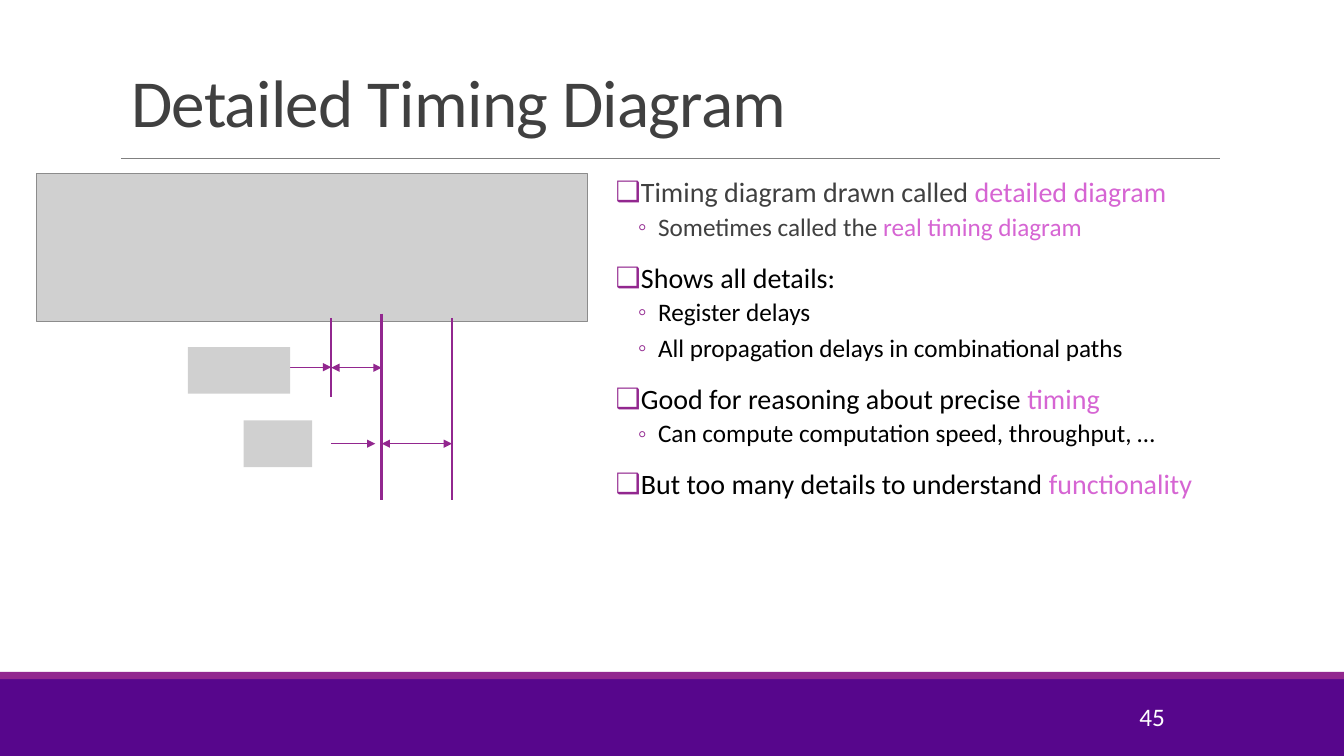
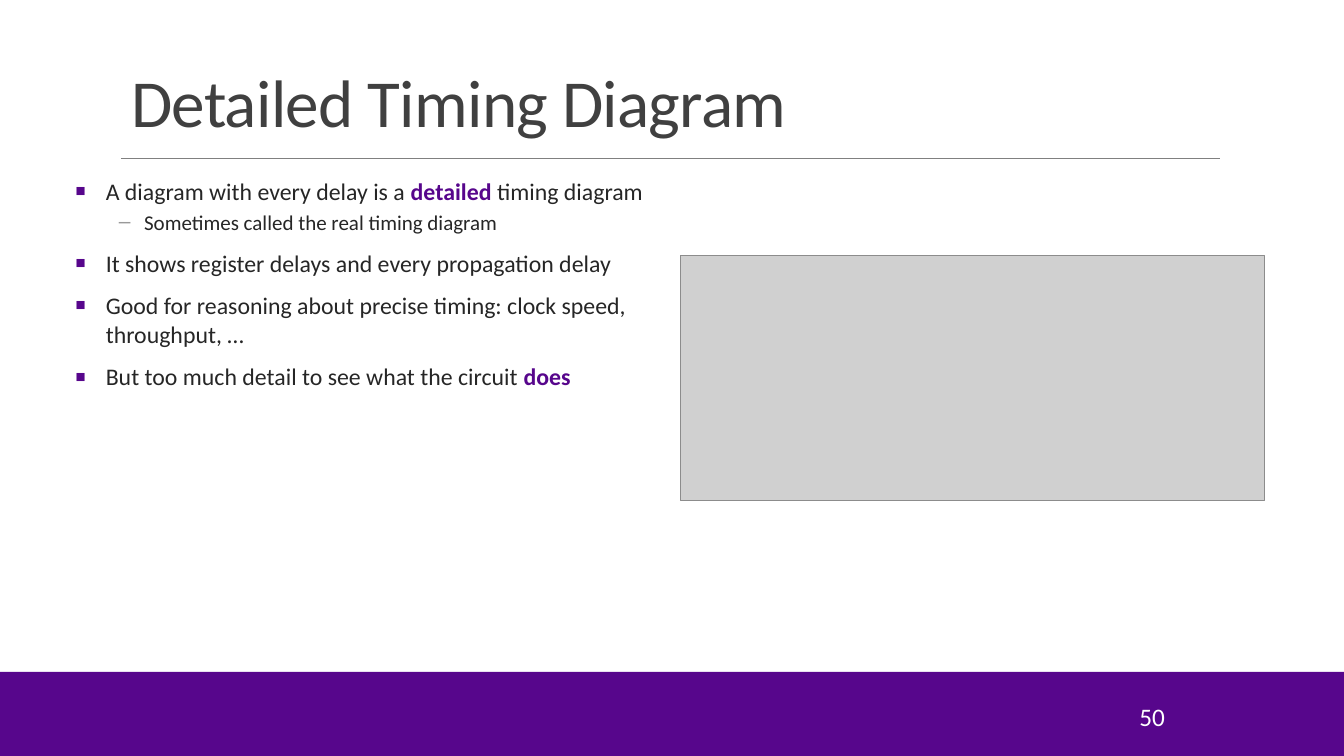
Before and after one commit to sdrangan/hwdesign, a slide deck: slide 50 of units/unit06_timing/timing.pptx (slide 45 before the commit). Drawn at 1344x756 pixels with LibreOffice and Linux fonts; fonts in the diff are those of the drawing; grey boxes stand for pictures; background and template pictures are left out. Boxes give left, top, right and bottom in pixels: in the first picture for what was removed or moved away, otherwise in the second. Text is boxed around its words. In the diff, an @@ line names an element or a change of style, - is before the commit and + after.

```diff
--- a/units/unit06_timing/timing.pptx
+++ b/units/unit06_timing/timing.pptx
@@ picture removed at [36, 173, 588, 321] @@
@@ text "A diagram with every delay ...": place and size @@
-text "A diagram with every delay ..." at [641, 182, 1192, 499]
+text "A diagram with every delay ..." at [106, 183, 643, 385]
@@ text at [106, 183, 643, 204]: text changed; size 20 to 17 pt; text colour #404040 to #262626 @@
-❑ Timing diagram drawn called detailed diagram
+■ A diagram with every delay is a detailed timing diagram
@@ text at [144, 215, 496, 234]: size 18 to 15 pt in "Sometimes called the real timing diagram"; text colour #404040 to #262626 in "Sometimes called the"; text colour #D665D3 to #262626 in "real timing diagram"; bullet ◦ to –; list level 2 to 1 in "Sometimes called the real timing ..."; line spacing 0.9 to 1; bullet colour #92278F to #999999 @@
@@ text at [106, 255, 626, 385]: text changed; size 18 to 17 pt; text colour #000000 to #262626 @@
-❑ Shows all details:
-  ◦ Register delays
-  ◦ All propagation delays in combinational paths
-❑ Good for reasoning about precise timing
-  ◦ Can compute computation speed, throughput, …
-❑ But too many details to understand functionality
+■ It shows register delays and every propagation delay
+■ Good for reasoning about precise timing: clock speed, throughput, …
+■ But too much detail to see what the circuit does
@@ picture added at [681, 255, 1265, 500] @@
@@ line removed from (332, 318) to (332, 396) @@
@@ line removed from (382, 314) to (382, 500) @@
@@ line removed from (452, 318) to (452, 500) @@
@@ picture removed at [188, 348, 290, 394] @@
@@ arrow removed from (287, 367) to (332, 367) @@
@@ double arrow removed from (382, 368) to (332, 368) @@
@@ picture removed at [244, 420, 313, 467] @@
@@ arrow removed from (332, 444) to (375, 444) @@
@@ double arrow removed from (452, 444) to (382, 444) @@
@@ rectangle at [0, 671, 1344, 679]: fill #92278F to #57068C @@
@@ page number at [1139, 709, 1165, 726]: text changed @@
-45
+50
```
Also in this commit, not shown: 55 other slides changed, 14 slides added, 11 slides removed, 57 other files.
